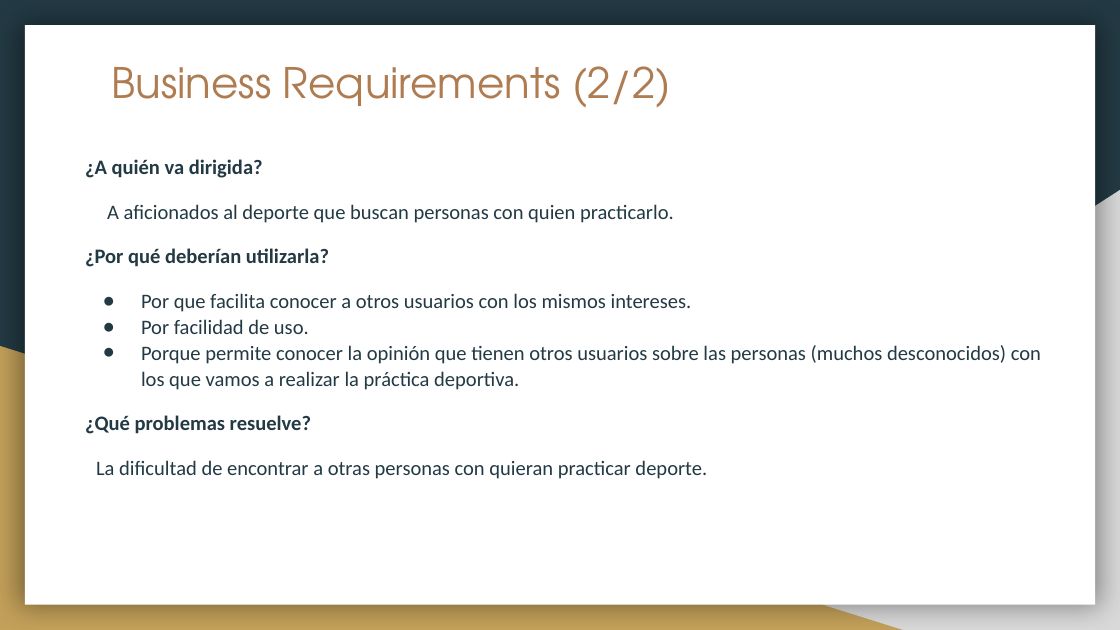
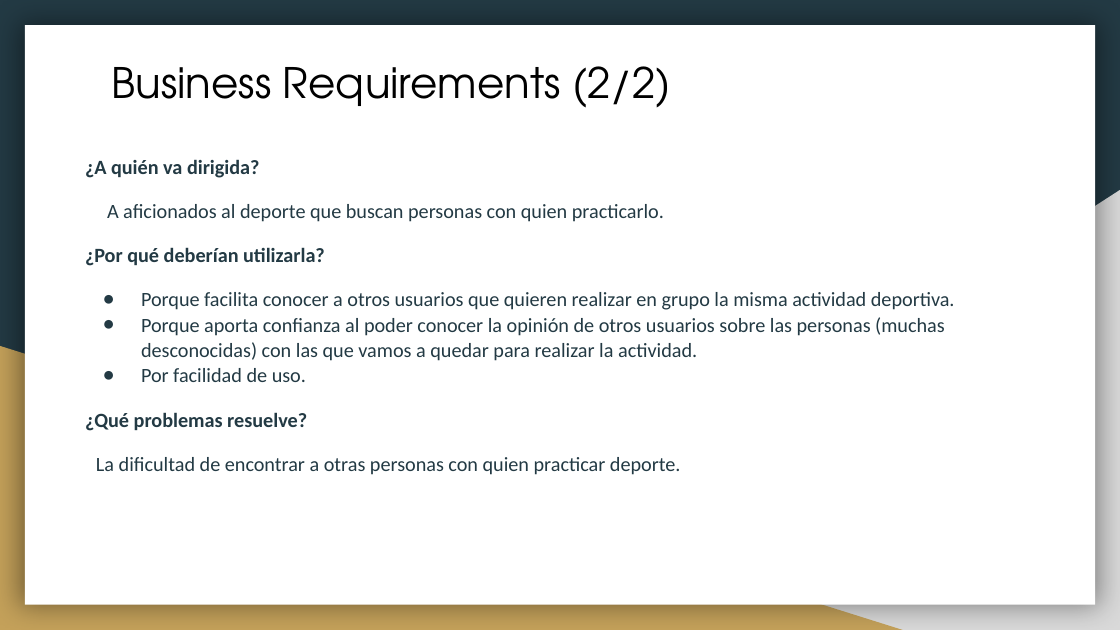
Before and after one commit to Enrique-Izquierdo/DAM_1--PI_verde, a slide deck: slide 3 of UX_PIverde.pptx. Drawn at 1120x630 pixels with LibreOffice and Linux fonts; fonts in the diff are those of the drawing. Boxes give left, top, right and bottom in pixels: in the first picture for what was removed or moved away, otherwise in the second. Text is boxed around its words. In the diff, an @@ line names an element or a change of style, - is before the commit and + after.

```diff
--- a/UX_PIverde.pptx
+++ b/UX_PIverde.pptx
@@ title "Business Requirements (2/2)" at (112, 66, 671, 108): text colour #AF7B51 to #000000 @@
@@ text at (85, 159, 664, 431): size 13.2 to 13 pt in "¿A quién va dirigida?", "A aficionados al deporte que buscan personas ...", "¿Por qué deberían utilizarla?", "Por facilidad de uso." and 1 more places @@
@@ text at (141, 292, 955, 361): text changed; size 13.2 to 13 pt @@
-● Por que facilita conocer a otros usuarios con los mismos intereses.
+● Porque facilita conocer a otros usuarios que quieren realizar en grupo la misma actividad deportiva.
+● Porque aporta confianza al poder conocer la opinión de otros usuarios sobre las personas (muchas desconocidas) con las que vamos a quedar para realizar la actividad.
@@ text at (141, 345, 1041, 390): paragraph removed @@
-● Porque permite conocer la opinión que tienen otros usuarios sobre las personas (muchos desconocidos) con los que vamos a realizar la práctica deportiva.
@@ text at (96, 457, 681, 475): text changed; size 13.2 to 13 pt @@
-La dificultad de encontrar a otras personas con quieran practicar deporte.
+La dificultad de encontrar a otras personas con quien practicar deporte.
```
Also in this commit, not shown: 7 other slides changed.
